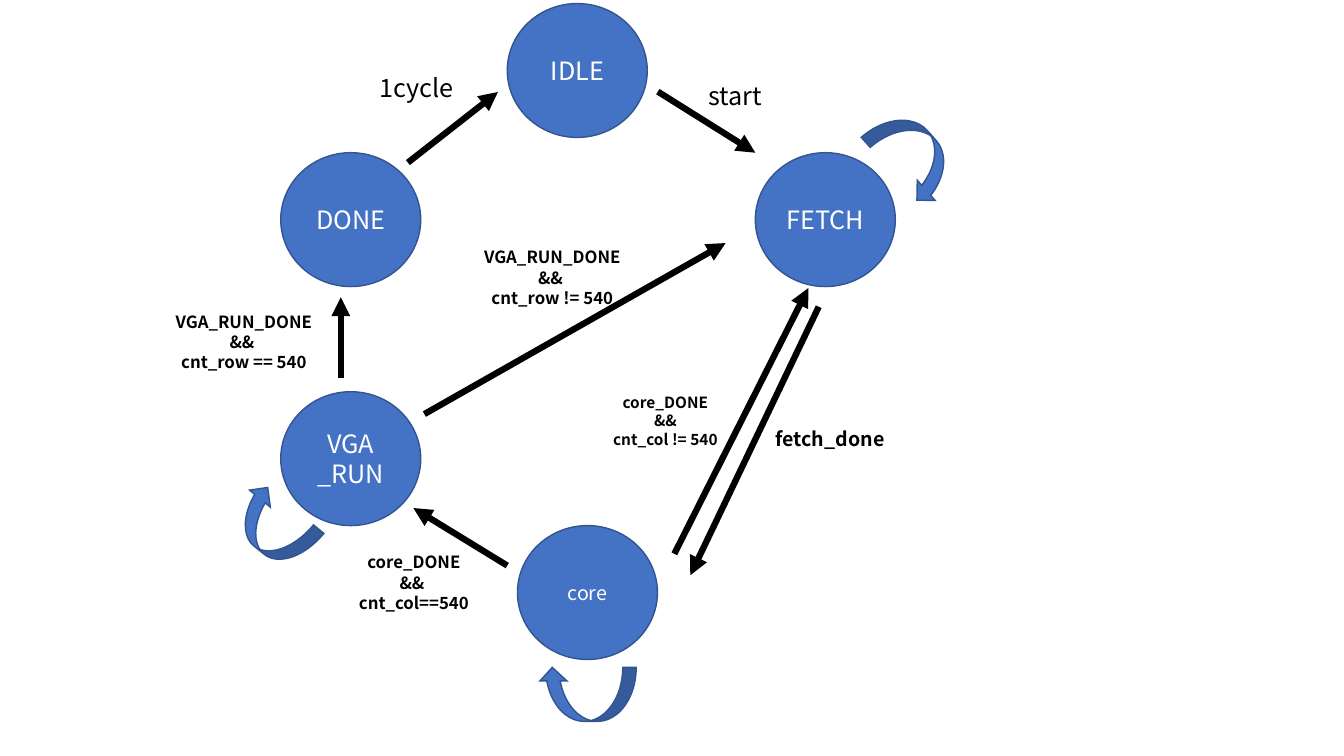
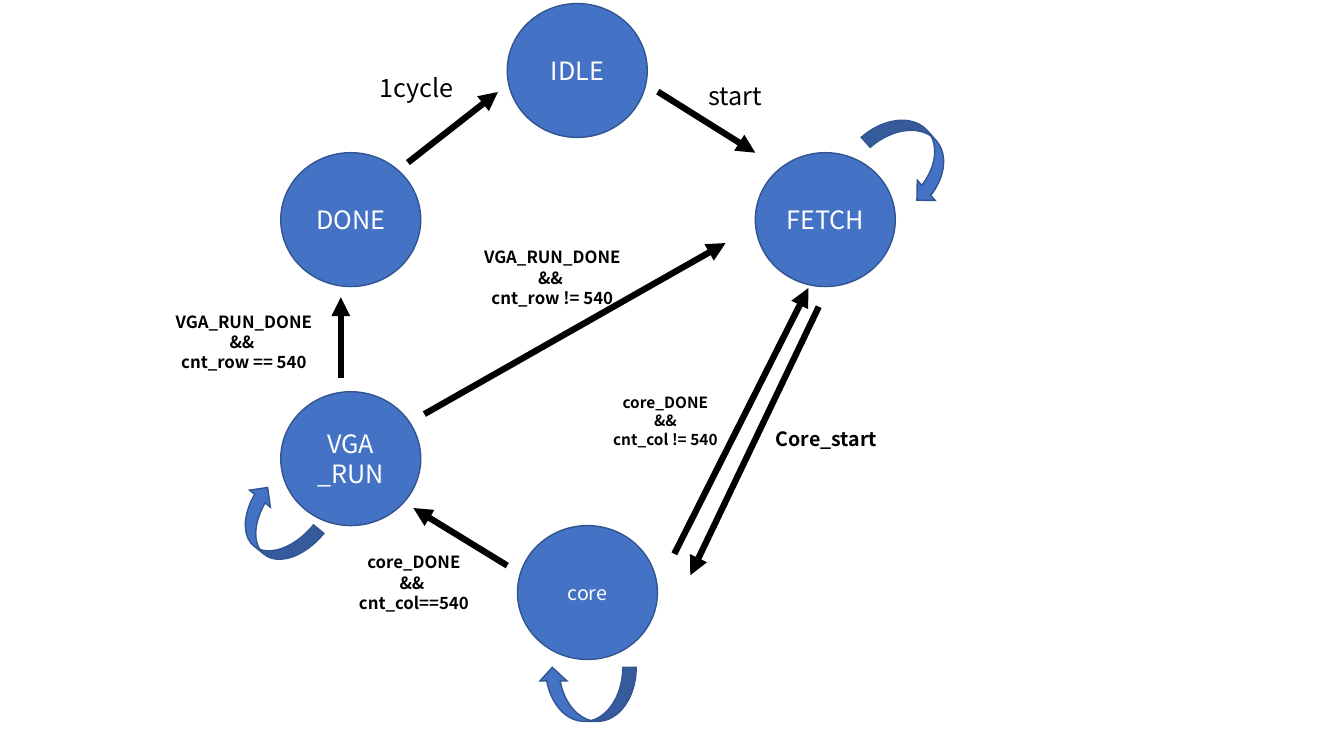
Before and after one commit to YongCastle/ICE2005_42, a slide deck: slide 5 of Plan.pptx. Drawn at 1344x756 pixels with LibreOffice and Linux fonts; fonts in the diff are those of the drawing. Boxes give left, top, right and bottom in pixels: in the first picture for what was removed or moved away, otherwise in the second. Text is boxed around its words. In the diff, an @@ line names an element or a change of style, - is before the commit and + after.

```diff
--- a/Plan.pptx
+++ b/Plan.pptx
@@ text at box(776, 431, 878, 449): text changed @@
-fetch_done
+Core_start
```
Also in this commit, not shown: 1 slide added, 1 slide removed, 12 other files.
